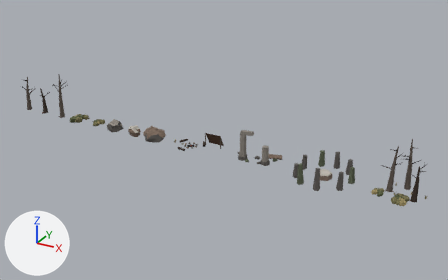
The glTF model public/world/kit/zone1-kit.glb as it was, and as the next commit left it.
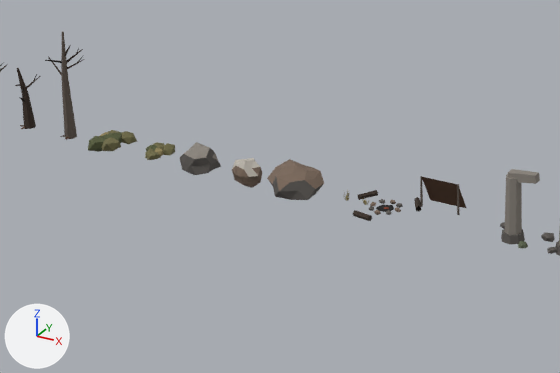
Each version is shown whole from a camera (50 mm lens) standing at (66.8, -61.7, 32.7) and looking at (32.1, 1.3, 1.2), then close up on the part from 7% to 58% of the width and 22% to 76% of the height. Every picture has the same lights, and +X, +Y and +Z are marked at lower left. The older version's two pictures come first. Vertices at exactly the same position are counted once.

Names of what the first close-up shows: 'boulder_a', 'boulder_b', 'boulder_c', 'bush_scrub_a', 'bush_scrub_b', 'landmark_camp', 'landmark_ruin_arch', 'tree_dead_b', 'tree_dead_c'.
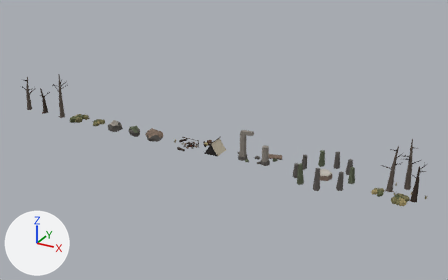
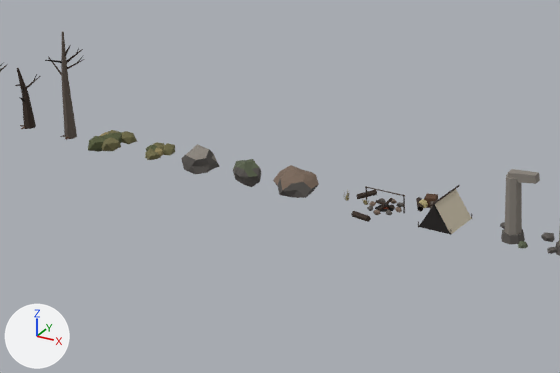
Where the change shows, as pixel boxes [x1, y1, x2, y2] in the close-ups (560 x 373 px; the box of a moved part takes in the faces that stretch with it):
'landmark_camp', reshaped (7% wider, 11% taller): before [353, 176, 466, 221]; after [351, 185, 472, 235]
'boulder_c', rescaled (19% narrower, 19% shorter): before [267, 159, 324, 200]; after [273, 165, 319, 198]
'boulder_a', rescaled (9% shorter): before [180, 142, 221, 175]; after [181, 144, 220, 174]
part 3 of me_landmark_camp, moved or reshaped: before [395, 207, 401, 212]; after [395, 207, 402, 213]
part 4 of me_landmark_camp, moved or reshaped: before [396, 203, 403, 208]; after [396, 202, 403, 207]
part 5 of me_landmark_camp, moved or reshaped: before [390, 200, 396, 204]; after [391, 199, 397, 204]
part 6 of me_landmark_camp, moved or reshaped: before [379, 199, 386, 204]; after [378, 198, 386, 203]
part 7 of me_landmark_camp, moved or reshaped: before [370, 202, 376, 206]; after [369, 201, 376, 206]
part 8 of me_landmark_camp, moved or reshaped: before [369, 206, 374, 211]; after [367, 206, 373, 211]
part 9 of me_landmark_camp, moved or reshaped: before [374, 210, 381, 215]; after [373, 210, 381, 215]
part 10 of me_landmark_camp, moved or reshaped: [386, 210, 392, 215] in both
part 11 of me_landmark_camp, moved or reshaped: before [420, 176, 423, 207]; after [366, 186, 367, 205]
part 12 of me_landmark_camp, moved or reshaped: before [457, 184, 460, 215]; after [403, 195, 405, 213]
part 13 of me_landmark_camp, moved or reshaped: before [414, 197, 421, 212]; after [416, 197, 423, 212]
part 14 of me_landmark_camp, moved or reshaped: before [358, 190, 378, 200]; after [357, 190, 377, 199]
part 15 of me_landmark_camp, moved or reshaped: before [353, 210, 372, 221]; after [351, 211, 371, 222]
part 16 of me_landmark_camp, built on: before [376, 177, 466, 212]; after [365, 185, 472, 235]

Diff of the bpy script that builds the scene:
```diff
--- a/public/world/kit/zone1-kit.glb.py
+++ b/public/world/kit/zone1-kit.glb.py
@@ me_boulder_a @@
-me_boulder_a.from_pydata(...)  # 42 vertices, 80 faces; spans x -1.25..0.97, y -0.99..1.18, z -0.43..1.27
+me_boulder_a.from_pydata(...)  # 42 vertices, 80 faces; spans x -1.14..0.88, y -0.9..1.07, z -0.39..1.15
+# me_boulder_a part 1: the whole mesh is scaled about the mesh origin by 0.909
 me_boulder_a.materials.append(mat_zone1_kit)
@@ me_boulder_c @@
-me_boulder_c.from_pydata(...)  # 42 vertices, 80 faces; spans x -1.59..1.53, y -1.63..1.19, z -0.72..1.39
+me_boulder_c.from_pydata(...)  # 42 vertices, 80 faces; spans x -1.27..1.22, y -1.3..0.96, z -0.57..1.12
+# me_boulder_c part 2: the whole mesh is scaled about the mesh origin by 0.8
 me_boulder_c.materials.append(mat_zone1_kit)
@@ me_landmark_camp @@
-me_landmark_camp.from_pydata(...)  # 180 vertices, 276 faces; spans x -1.9..3.77, y -1.93..2.1, z -0.05..1.7
+me_landmark_camp.from_pydata(...)  # 290 vertices, 422 faces; spans x -1.99..4.58, y -2.02..1.87, z -0.05..1.57
+# me_landmark_camp part 3: the loose piece of 12 vertices spanning x 0.58..0.92, y -0.12..0.17, z -0.03..0.25 is scaled about its middle by (1.1, 1.12, 1.15), then moved by (0.05, 0.0, 0.02)
+# me_landmark_camp part 4: the loose piece of 12 vertices spanning x 0.32..0.73, y 0.38..0.68, z -0.02..0.24 is scaled about its middle by (1.1, 1.12, 1.15), then moved by (0.03, 0.04, 0.02)
+# me_landmark_camp part 5: the loose piece of 12 vertices spanning x -0.16..0.16, y 0.58..0.91, z -0.04..0.23 is scaled about its middle by (1.1, 1.12, 1.15), then moved by (0.0, 0.05, 0.02)
+# me_landmark_camp part 6: the loose piece of 12 vertices spanning x -0.71..-0.36, y 0.39..0.68, z -0.01..0.25 is scaled about its middle by (1.1, 1.12, 1.15), then moved by (-0.04, 0.04, 0.02)
+# me_landmark_camp part 7: the loose piece of 12 vertices spanning x -0.91..-0.54, y -0.17..0.15, z -0.03..0.24 is scaled about its middle by (1.1, 1.12, 1.15), then moved by (-0.05, 0.0, 0.02)
+# me_landmark_camp part 8: the loose piece of 12 vertices spanning x -0.7..-0.38, y -0.66..-0.37, z -0.02..0.24 is scaled about its middle by (1.1, 1.12, 1.15), then moved by (-0.04, -0.03, 0.02)
+# me_landmark_camp part 9: the loose piece of 12 vertices spanning x -0.2..0.17, y -0.9..-0.62, z -0.05..0.25 is scaled about its middle by (1.1, 1.12, 1.15), then moved by (0.0, -0.05, 0.02)
+# me_landmark_camp part 10: the loose piece of 12 vertices spanning x 0.36..0.69, y -0.67..-0.39, z -0.02..0.25 is scaled about its middle by (1.1, 1.12, 1.15), then moved by (0.04, -0.04, 0.02)
+# me_landmark_camp part 11: the loose piece of 10 vertices spanning x 1.44..1.57, y 1.13..1.27, z 0.0..1.7 is scaled about its middle by (0.662, 0.662, 0.618), then moved by (-2.65, -1.2, -0.33)
+# me_landmark_camp part 12: the loose piece of 10 vertices spanning x 3.64..3.77, y 1.13..1.27, z 0.0..1.7 is scaled about its middle by (0.662, 0.662, 0.618), then moved by (-2.55, -1.2, -0.33)
+# me_landmark_camp part 13: the loose piece of 12 vertices spanning x 0.97..1.84, y 0.42..1.5, z 0.0..0.36 is moved by (0.08, 0.06, 0.0)
+# me_landmark_camp part 14: the loose piece of 12 vertices spanning x -1.9..-1.16, y 0.17..1.29, z 0.0..0.36 is moved by (-0.09, 0.04, 0.0)
+# me_landmark_camp part 15: the loose piece of 12 vertices spanning x -0.93..0.21, y -1.93..-1.39, z 0.0..0.36 is moved by (-0.02, -0.1, 0.0)
+# me_landmark_camp part 16: 14 vertices removed from x -0.52..3.7, y -0.43..2.1, z 0.0..1.7; 124 vertices added at x -1.2..4.58, y -1.45..1.87, z -0.02..1.57
+# other edits to the shape of me_landmark_camp do not show in these pictures
 me_landmark_camp.materials.append(mat_zone1_kit)
```
